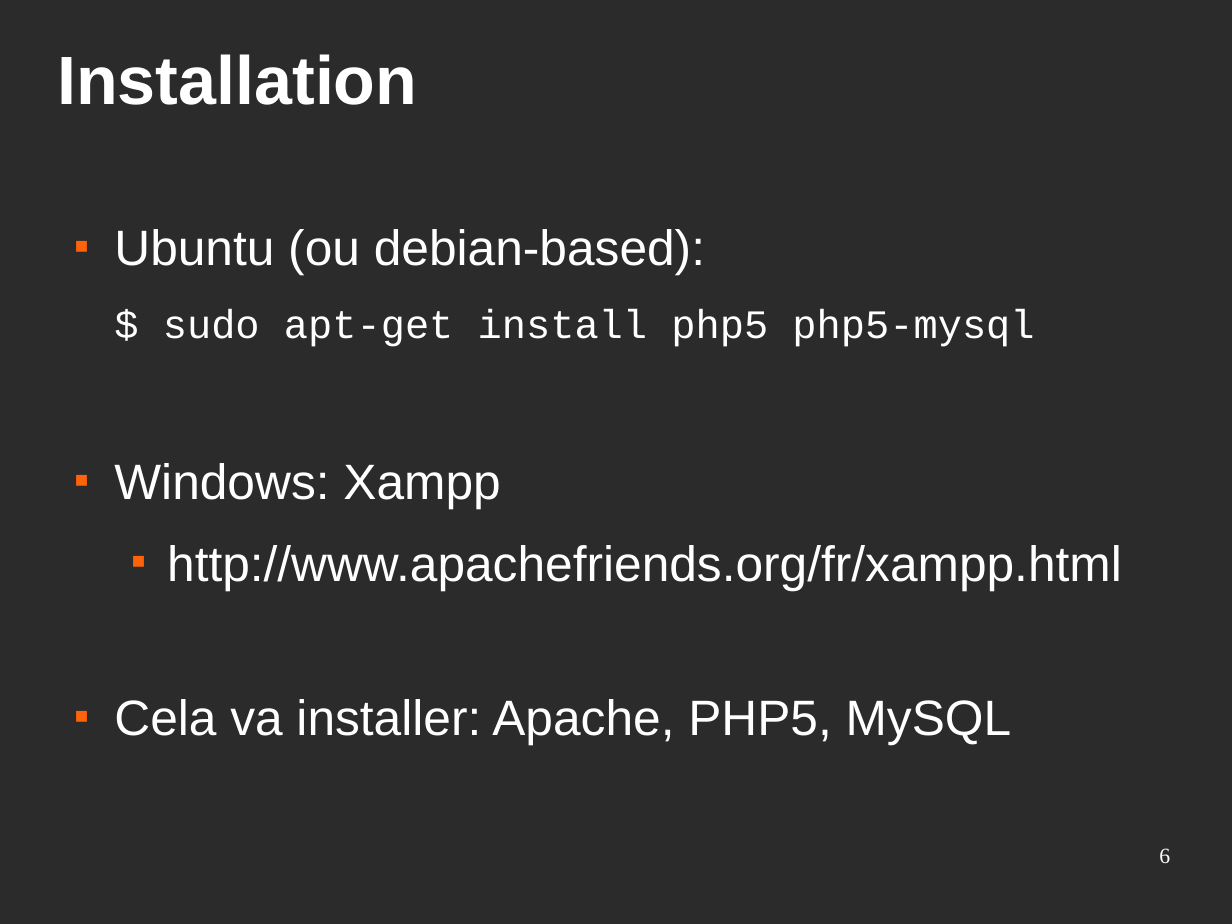
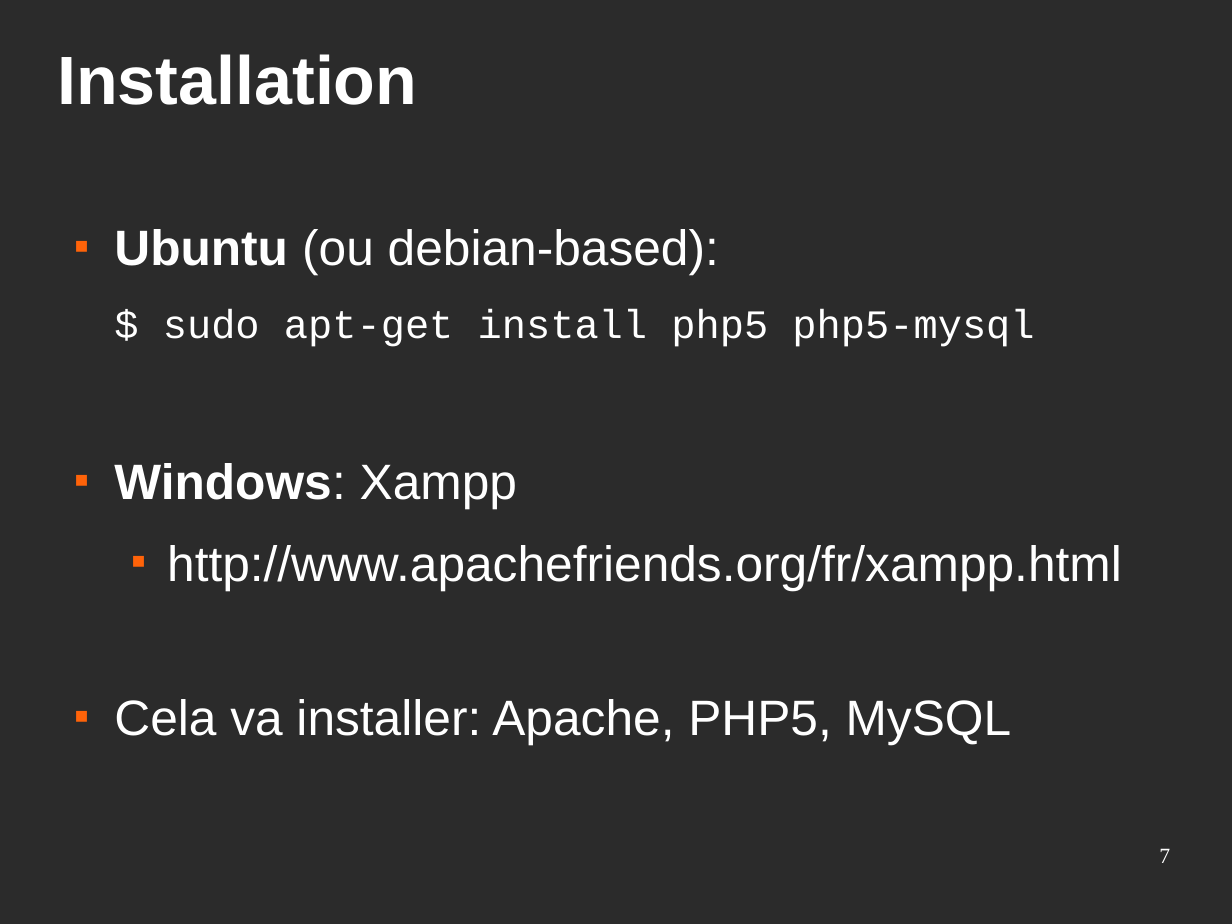
Before and after one commit to Eirbware/Formation, a slide deck: slide 7 of presentations/php.odp (slide 6 before the commit). Drawn at 1232x924 pixels with LibreOffice and Linux fonts; fonts in the diff are those of the drawing; background and template pictures are left out; a plain dark background stands for a picture behind light text. Boxes give left, top, right and bottom in pixels: in the first picture for what was removed or moved away, otherwise in the second. Text is boxed around its words. In the diff, an @@ line names an element or a change of style, - is before the commit and + after.

```diff
--- a/presentations/php.odp
+++ b/presentations/php.odp
@@ text at (114, 229, 719, 509): bold on in "Ubuntu", "Windows:" @@
@@ page number at (1159, 848, 1170, 863): text changed @@
-6
+7
```
Also in this commit, not shown: 6 other slides changed, 1 slide added.
